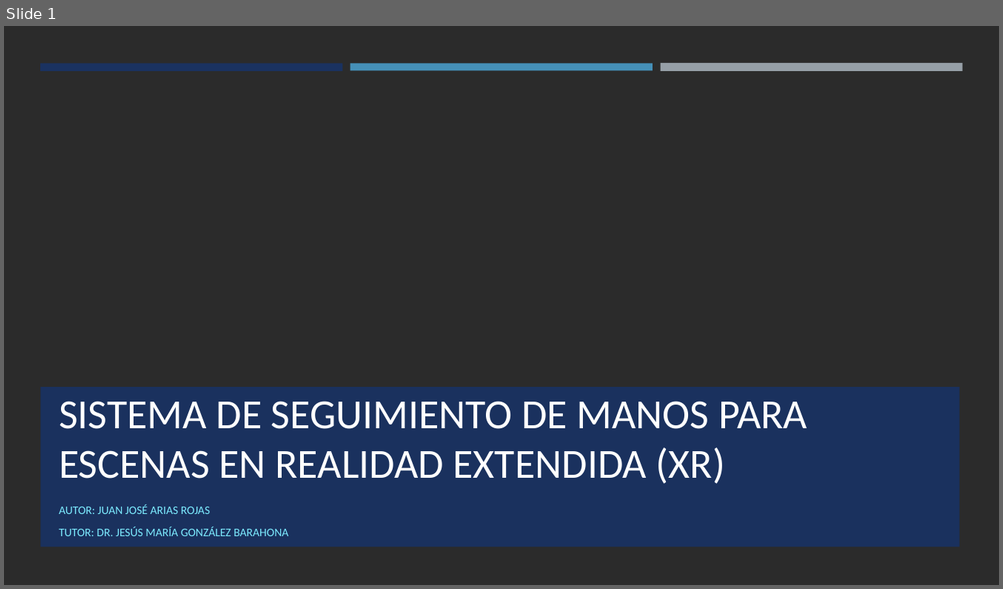
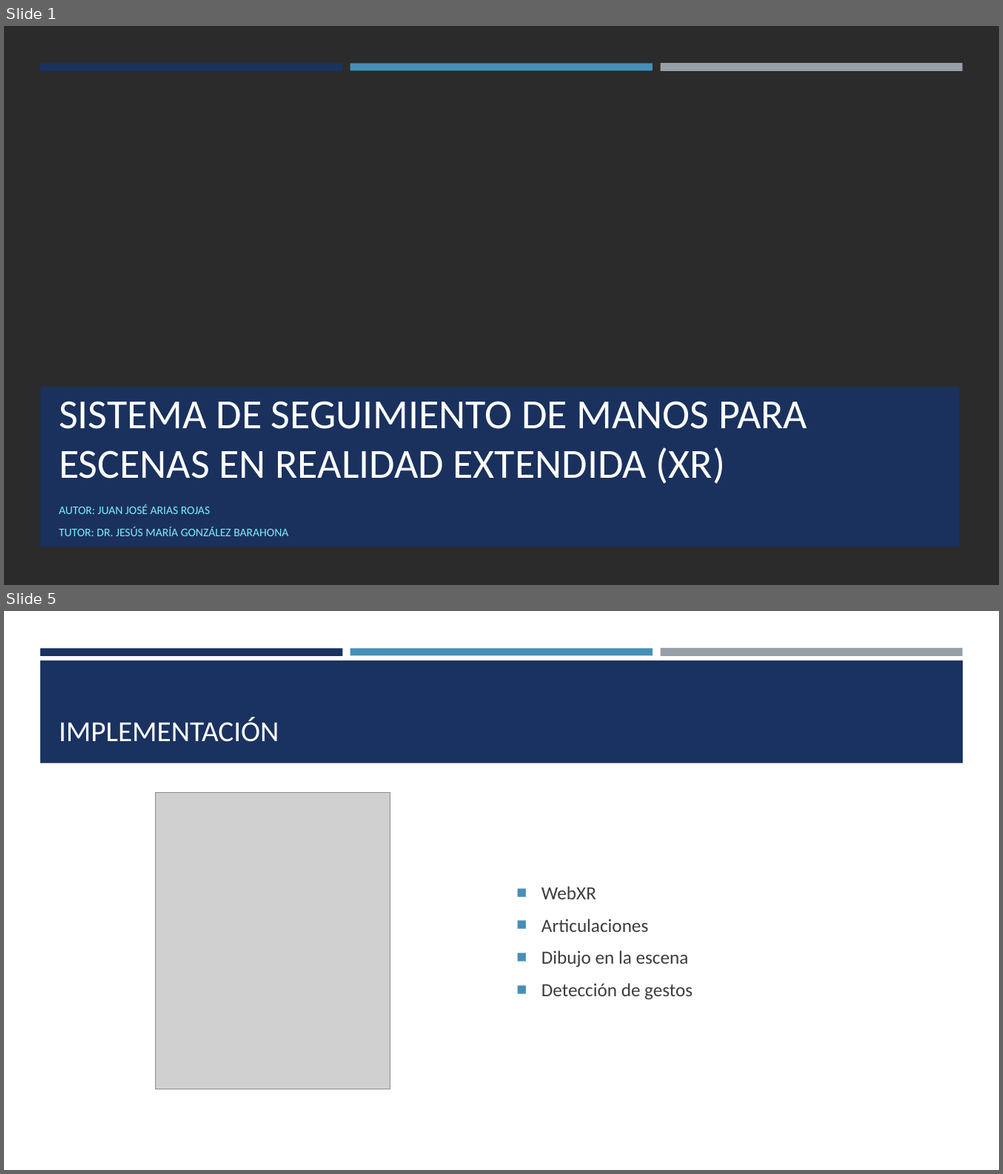
Before and after one commit to JuJoarias/TFG, a slide deck: presentacion/presentacion.pptx. Shown one above the other, each under a label of ours: slide 1 before the commit, slides 1 and 5 after it; the slides between them are not shown. The pictures are 1003x589 and 1003x1174 pixels, drawn with LibreOffice and Linux fonts; fonts in the diff are those of the drawing; grey boxes stand for pictures; background and template pictures are left out; a plain dark background stands for a picture behind light text. Boxes give left, top, right and bottom in pixels: in the first picture for what was removed or moved away, otherwise in the second. Text is boxed around its words. In the diff, an @@ line names an element or a change of style, - is before the commit and + after.

```diff
--- a/presentacion/presentacion.pptx
+++ b/presentacion/presentacion.pptx
@@ slide 5 added at <box>4,611,999,1170</box>, background #FFFFFF @@
@@ rectangle added at <box>40,648,343,655</box>, fill #1A3260 @@
@@ rectangle added at <box>350,648,652,655</box>, fill #4590B8 @@
@@ rectangle added at <box>660,648,962,657</box>, fill #969FA7 @@
@@ rectangle added at <box>40,661,963,763</box>, fill #1A3260 @@
@@ title added at <box>59,717,279,742</box>, 28 pt, text #FFFFFF @@
+IMPLEMENTACIÓN
@@ picture added at <box>156,793,390,1089</box> @@
@@ text added at <box>541,886,692,1000</box>, 18 pt, text #3D3D3D @@
+■ WebXR
+■ Articulaciones
+■ Dibujo en la escena
+■ Detección de gestos
```
Also in this commit, not shown: 2 slides changed, 7 other slides added, 1 slide removed.
